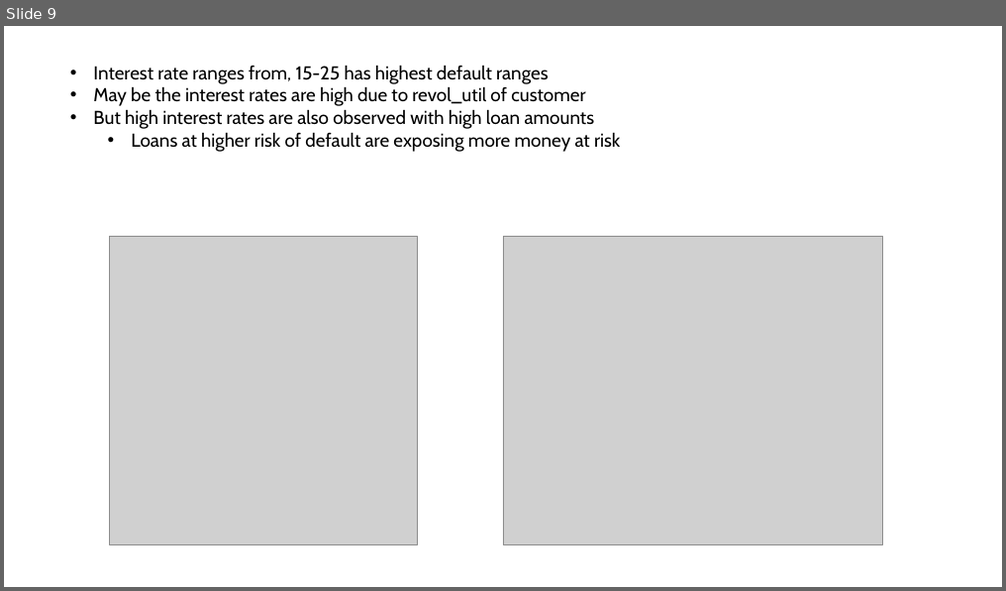
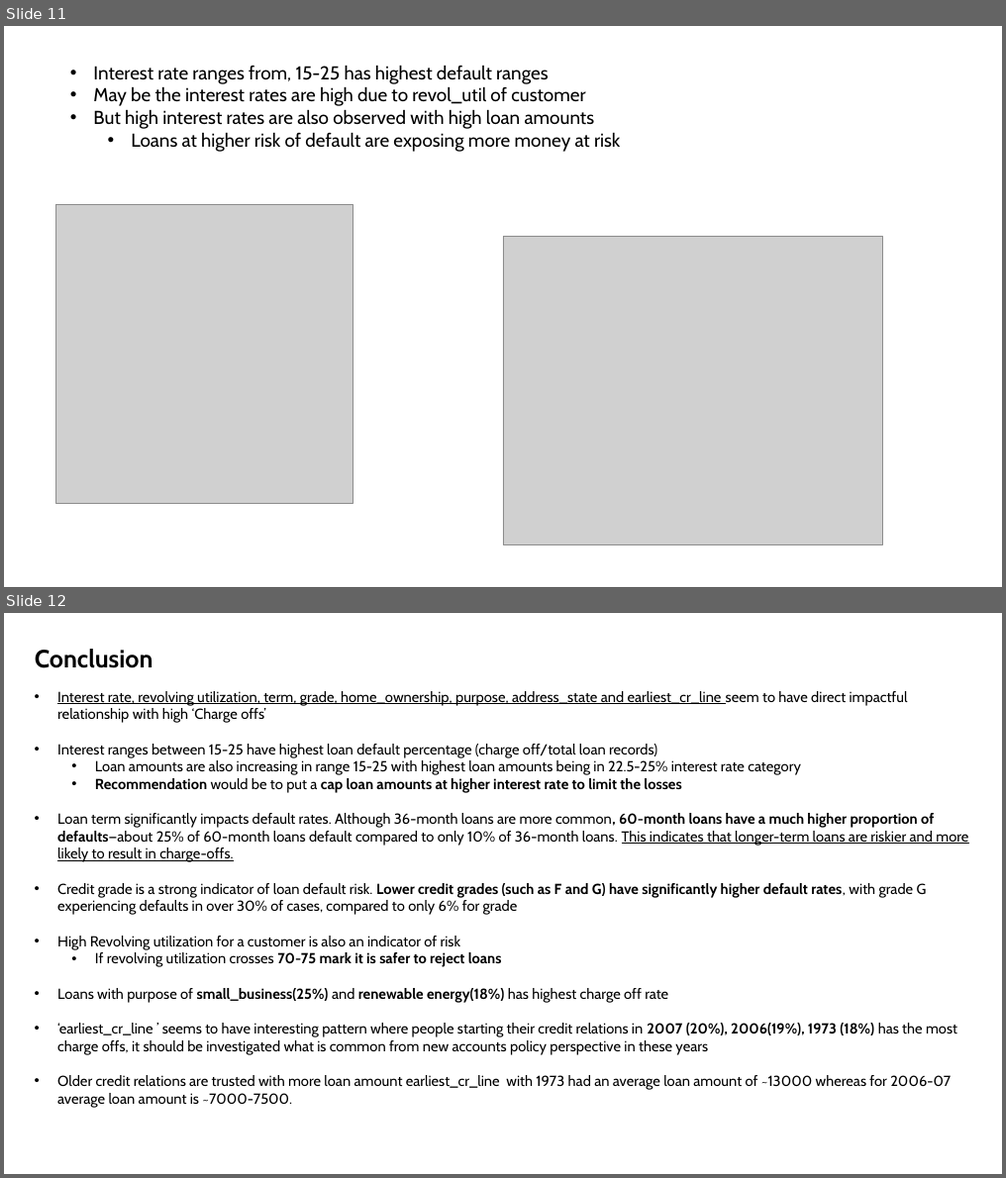
Before and after one commit to VFulara/LendingClubCaseStudy, a slide deck: Presentation.pptx. Shown one above the other, each under a label of ours: slide 9 before the commit, slides 11 and 12 after it. The pictures are 1006x591 and 1006x1178 pixels, drawn with LibreOffice and Linux fonts; fonts in the diff are those of the drawing; grey boxes stand for pictures. Boxes give left, top, right and bottom in pixels: in the first picture for what was removed or moved away, otherwise in the second. Text is boxed around its words. In the diff, an @@ line names an element or a change of style, - is before the commit and + after.

```diff
--- a/Presentation.pptx
+++ b/Presentation.pptx
@@ slide 12 added at (4,613,1002,1174), background #FFFFFF @@
@@ text added at (35,649,153,668), 24 pt, text #000000, bold @@
+Conclusion
@@ text added at (57,691,968,1108), 14 pt, text #000000 @@
+• Interest rate, revolving utilization, term, grade, home_ownership, purpose, address_state and earliest_cr_line seem to have direct impactful relationship with high ‘Charge offs’
+• Interest ranges between 15-25 have highest loan default percentage (charge off/total loan records)
+  • Loan amounts are also increasing in range 15-25 with highest loan amounts being in 22.5-25% interest rate category
+  • Recommendation would be to put a cap loan amounts at higher interest rate to limit the losses
+• Loan term significantly impacts default rates. Although 36-month loans are more common, 60-month loans have a much higher proportion of defaults—about 25% of 60-month loans default compared to only 10% of 36-month loans. This indicates that longer-term loans are riskier and more likely to result in charge-offs.
+• Credit grade is a strong indicator of loan default risk. Lower credit grades (such as F and G) have significantly higher default rates, with grade G experiencing defaults in over 30% of cases, compared to only 6% for grade
+• High Revolving utilization for a customer is also an indicator of risk
+  • If revolving utilization crosses 70-75 mark it is safer to reject loans
+• Loans with purpose of small_business(25%) and renewable energy(18%) has highest charge off rate
+• ‘earliest_cr_line ’ seems to have interesting pattern where people starting their credit relations in 2007 (20%), 2006(19%), 1973 (18%) has the most charge offs, it should be investigated what is common from new accounts policy perspective in these years
+• Older credit relations are trusted with more loan amount earliest_cr_line with 1973 had an average loan amount of ~13000 whereas for 2006-07 average loan amount is ~7000-7500.
@@ what was slide 9 is now slide 11 @@
@@ slide 11 changed as well @@
@@ picture: place and size @@
-picture at (110,236,417,546)
+picture at (55,205,353,503)
```
Also in this commit, not shown: 6 other slides changed, 4 other slides added, 3 slides removed, 5 other files.
